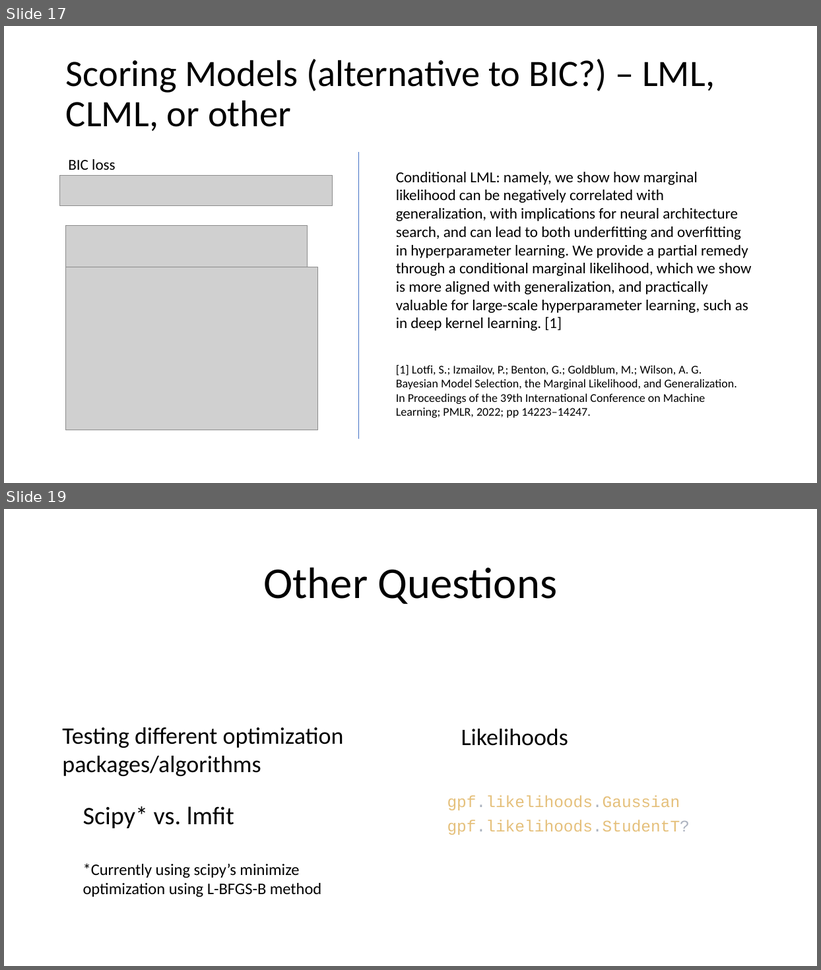
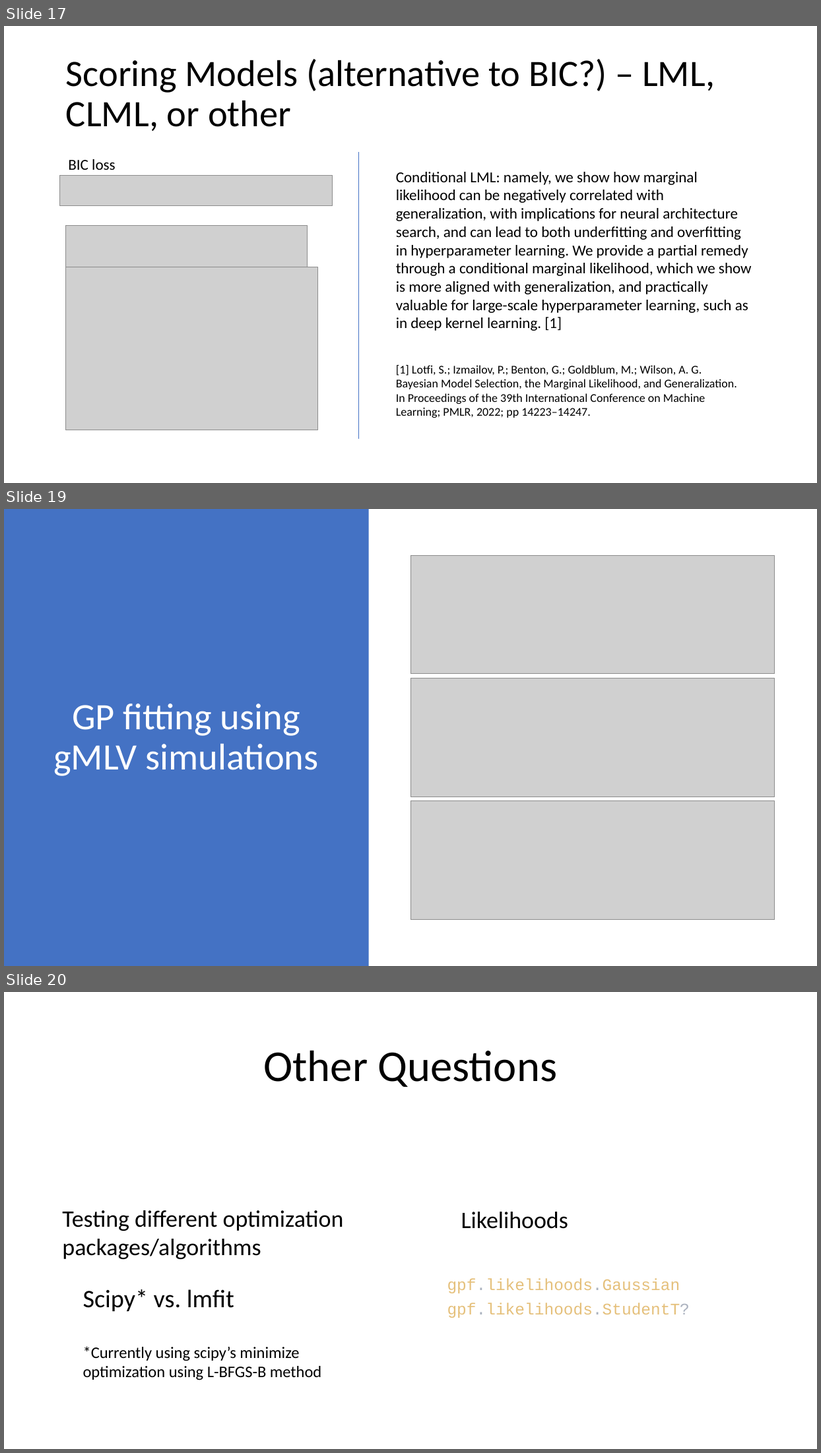
Before and after one commit to Fontanapink/GPs, a slide deck: GPRCommunities.pptx. Shown one above the other, each under a label of ours: slides 17 and 19 before the commit, slides 17, 19 and 20 after it; the slides between them are not shown. The pictures are 821x970 and 821x1453 pixels, drawn with LibreOffice and Linux fonts; fonts in the diff are those of the drawing; grey boxes stand for pictures. Boxes give left, top, right and bottom in pixels: in the first picture for what was removed or moved away, otherwise in the second. Text is boxed around its words. In the diff, an @@ line names an element or a change of style, - is before the commit and + after.

Commit message:
Added results of fitting GP to independent data sets generated by gMLV script

```diff
--- a/GPRCommunities.pptx
+++ b/GPRCommunities.pptx
@@ slide 19 added at bbox=[4, 509, 817, 966], background #FFFFFF @@
@@ rectangle added at bbox=[4, 509, 369, 966], fill #4472C4 @@
@@ picture added at bbox=[411, 555, 775, 674] @@
@@ picture added at bbox=[411, 679, 775, 797] @@
@@ title added at bbox=[54, 704, 319, 776], 44 pt, text #FFFFFF @@
+GP fitting using gMLV simulations
@@ picture added at bbox=[411, 801, 775, 920] @@
@@ what was slide 19 is now slide 20 @@
```
Also in this commit, not shown: 2 slides changed.
